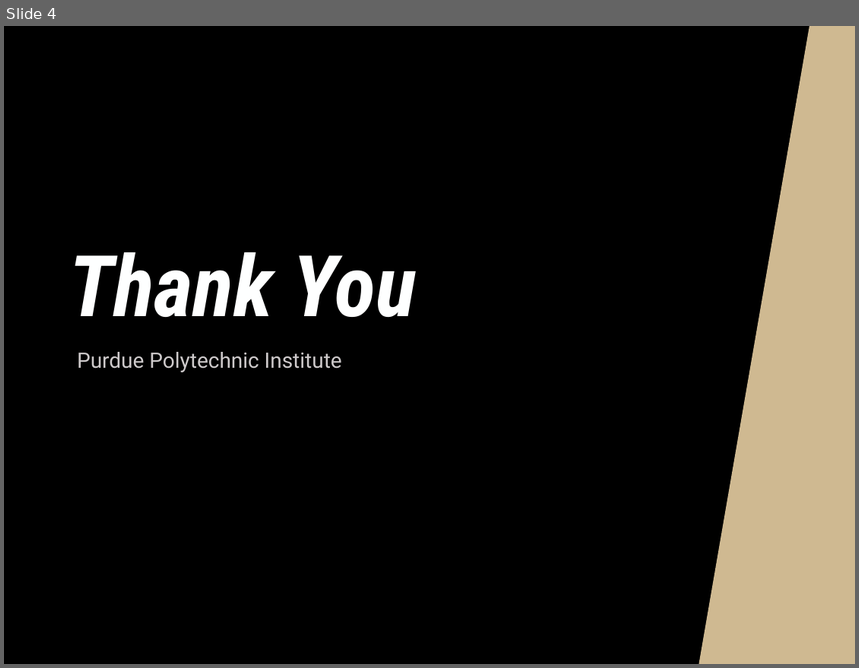
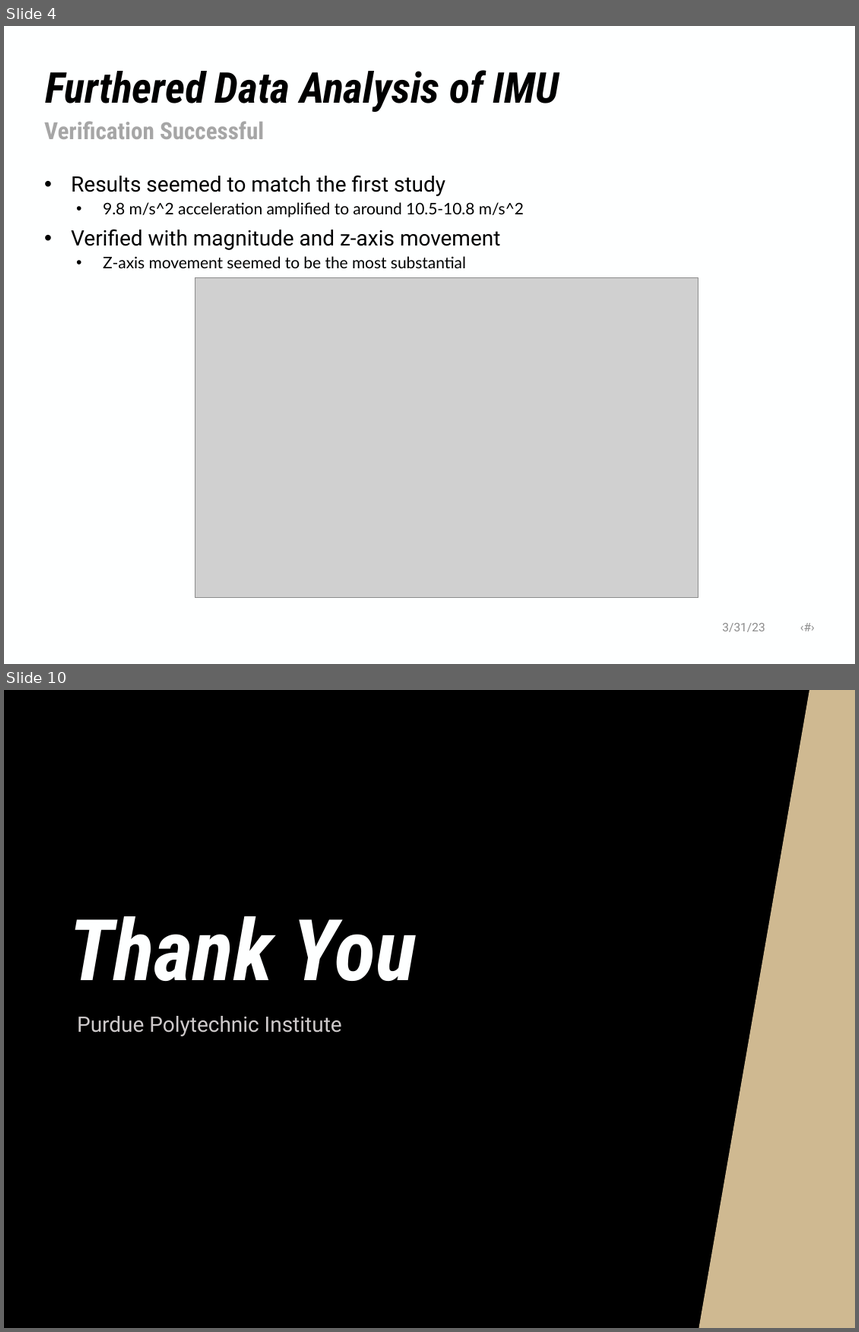
Before and after one commit to NHuang58/Biomedical_Device_PCB, a slide deck: Documentation/Slides/Week_21.pptx. Shown one above the other, each under a label of ours: slide 4 before the commit, slides 4 and 10 after it; the slides between them are not shown. The pictures are 859x668 and 859x1332 pixels, drawn with LibreOffice and Linux fonts; fonts in the diff are those of the drawing; grey boxes stand for pictures; background and template pictures are left out. Boxes give left, top, right and bottom in pixels: in the first picture for what was removed or moved away, otherwise in the second. Text is boxed around its words. In the diff, an @@ line names an element or a change of style, - is before the commit and + after.

```diff
--- a/Documentation/Slides/Week_21.pptx
+++ b/Documentation/Slides/Week_21.pptx
@@ slide 4 added at bbox=[4, 26, 855, 664], background #FEFFFF @@
@@ title added at bbox=[45, 70, 560, 112], 36 pt, text #000000, bold, italic @@
+Furthered Data Analysis of IMU
@@ text added at bbox=[44, 121, 264, 139], 20 pt, text #A6A6A6, bold @@
+Verification Successful
@@ text added at bbox=[71, 175, 524, 268], 13.5 pt, text #000000 @@
+• Results seemed to match the first study
+  • 9.8 m/s^2 acceleration amplified to around 10.5-10.8 m/s^2
+• Verified with magnitude and z-axis movement
+  • Z-axis movement seemed to be the most substantial
@@ picture added at bbox=[195, 278, 698, 598] @@
@@ text added at bbox=[722, 623, 765, 632], 10 pt, text #8C8C8C @@
+3/31/23 ‹#›
@@ what was slide 4 is now slide 10 @@
```
Also in this commit, not shown: 3 slides changed, 5 other slides added, 5 other files.
